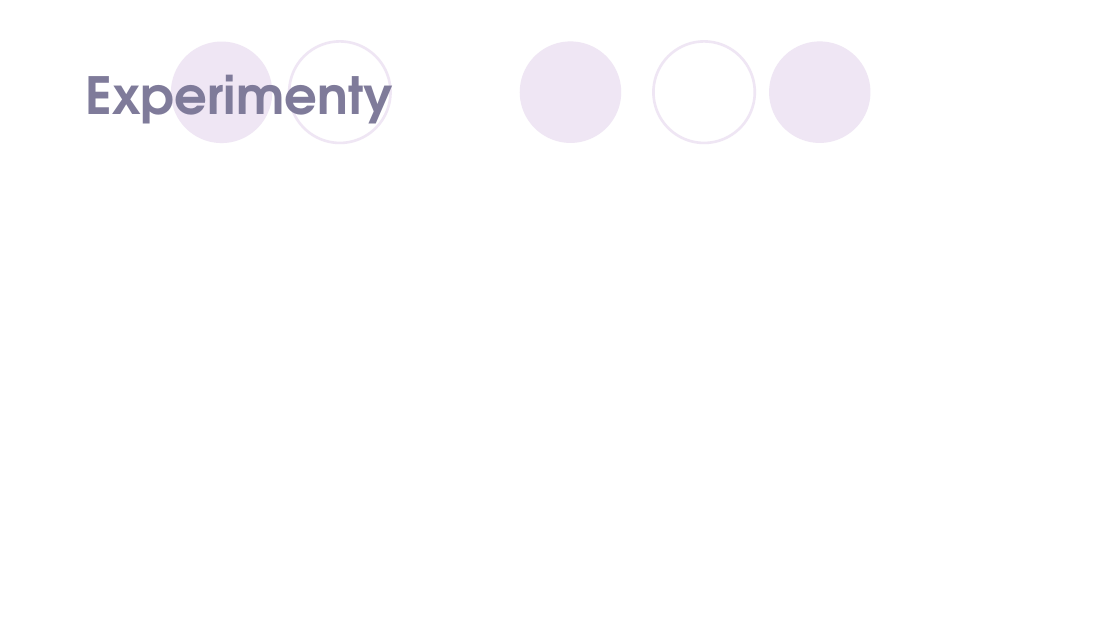
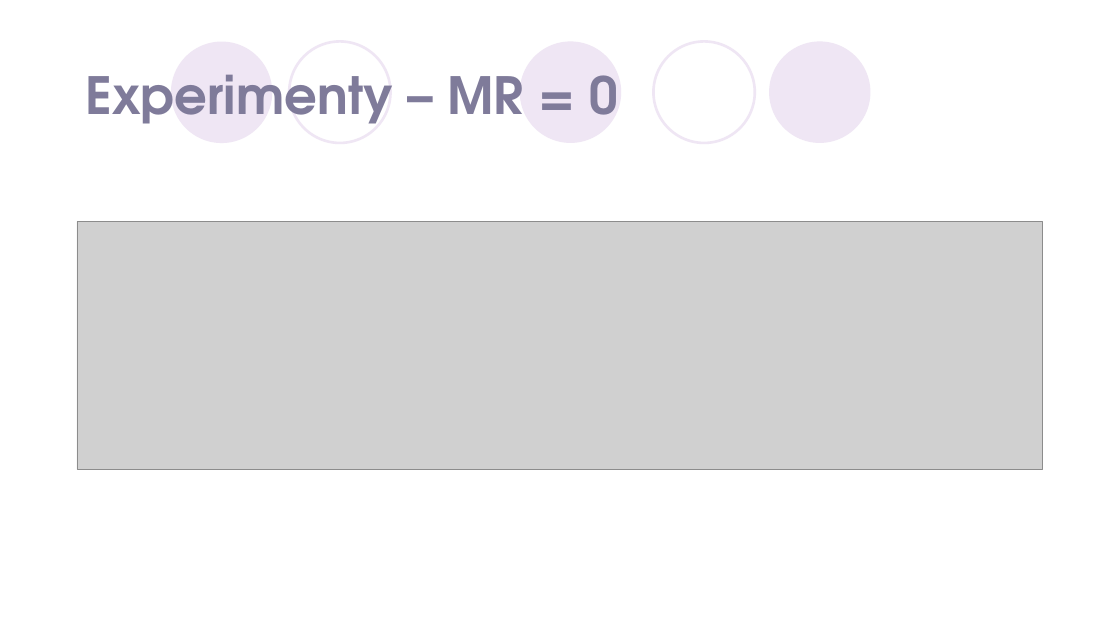
Before and after one commit to BarboraKubalcova/Cat-swarm-optimisation, a slide deck: slide 7 of CSO.pptx. Drawn at 1120x630 pixels with LibreOffice and Linux fonts; fonts in the diff are those of the drawing; grey boxes stand for pictures; background and template pictures are left out. Boxes give left, top, right and bottom in pixels: in the first picture for what was removed or moved away, otherwise in the second. Text is boxed around its words. In the diff, an @@ line names an element or a change of style, - is before the commit and + after.

```diff
--- a/CSO.pptx
+++ b/CSO.pptx
@@ title at (85,74,619,124): text changed @@
-Experimenty
+Experimenty – MR = 0
@@ picture added at (77,222,1044,470) @@
```
Also in this commit, not shown: 1 other slide changed, 3 slides added, 3 other files.
